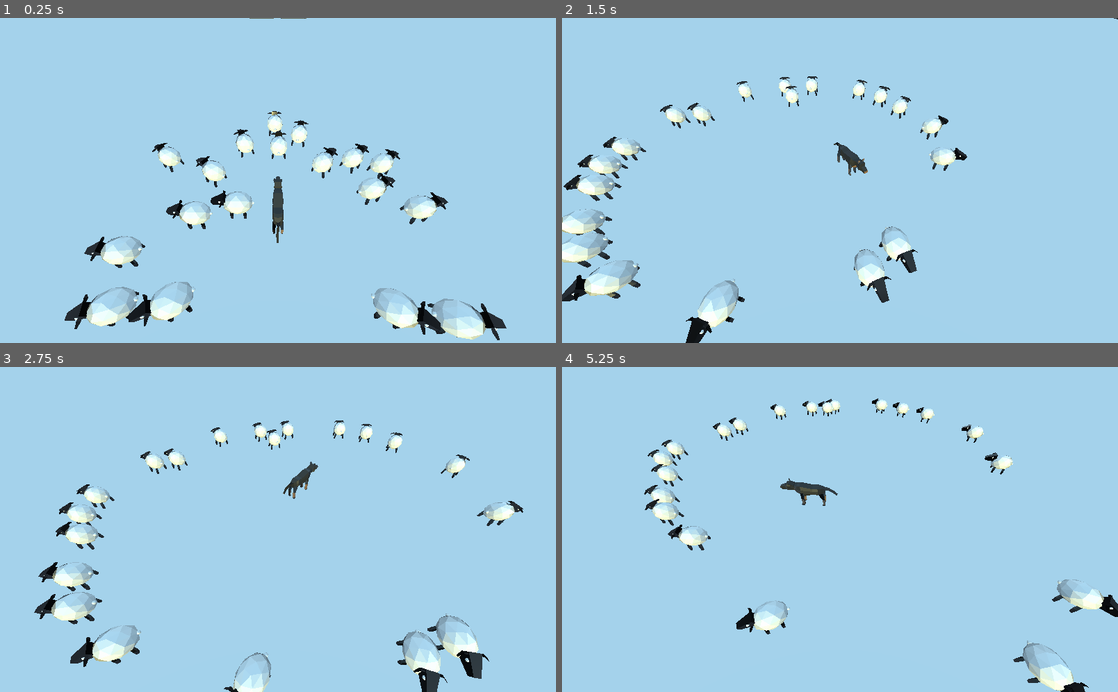
Above: before the commit, frames 1-4 (two rows, left to right).
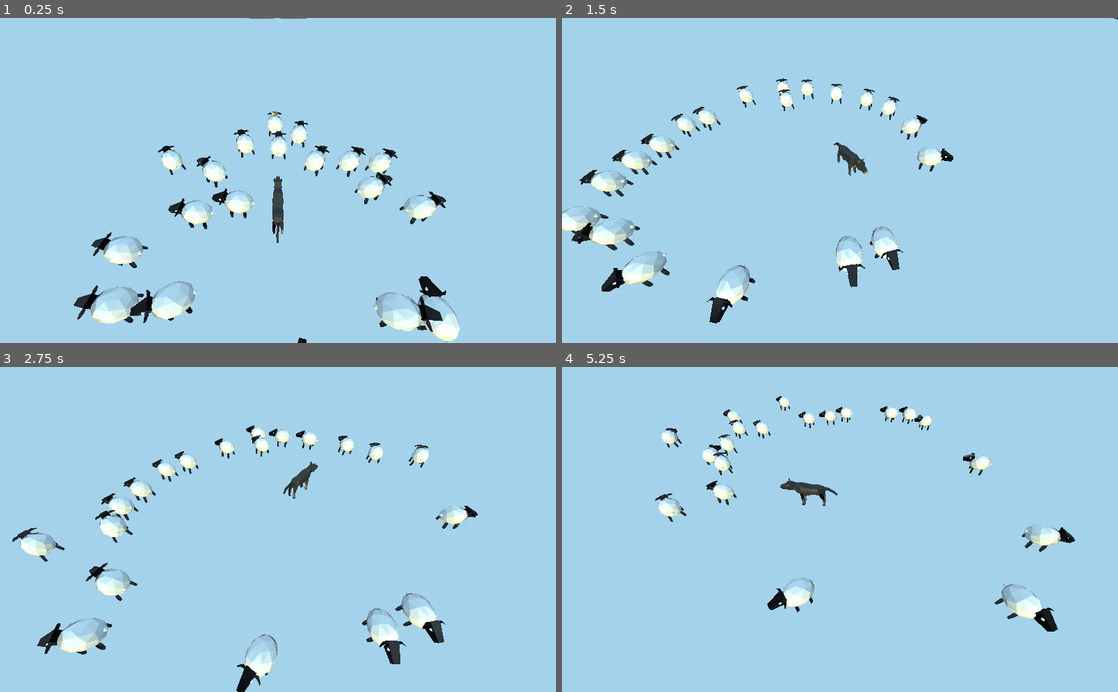
Above: after the commit, the same moments.

Repository: panic-fennecs/ideal-garbanzo
Game: Godot game, scene res://Main.tscn
Two runs of this game, one before a commit and one after it. Both use one fixed random seed, a clock stepped at 60 frames per second and the inputs below.
Inputs (mouse positions are in pixels of both pictures, inside the frame that each line leads up to):
- Up to frame 1 (0.25 s): no input
- Up to frame 2 (1.5 s): move the mouse to (962, 164) at 0.52 s; click (962, 164) at 0.67 s; drag from (728, 196) to (812, 245) at 1.27 s
- Up to frame 3 (2.75 s): move the mouse to (333, 458) at 2.02 s; click (333, 458) at 2.17 s
- Up to frame 4 (5.25 s): drag from (812, 594) to (673, 480) at 2.77 s; move the mouse to (1006, 578) at 3.52 s; click (1006, 578) at 3.67 s; drag from (673, 480) to (756, 448) at 4.27 s; move the mouse to (867, 529) at 5.02 s; click (867, 529) at 5.17 s

The runs differ from the first frame. In frame 1, 4.4% of the frame differs, in the area x 11-92%, y 28-100%; in frame 2, 8.6%; in frame 3, 10%, in the area x 2-95%, y 16-100%; in frame 4, 6.7%.

Commit message:
group up for sheep

Diff:
--- a/Sheep.gd
+++ b/Sheep.gd
@@ -6,13 +6,25 @@
 
 const MAX_OTHER_SHEEP_FORCE = 0.5
 
+const RANDOM_WALK_PROPABILITY = 0.08
+const RANDOM_WALK_DURATION = 120
+const RANDOM_WALK_TARGET_POINT_DISTANCE = 6.0
+const RANDOM_WALK_FORCE = 0.3
+
+const GROUP_PROPABILITY = 0.17
+const GROUP_UP_DURATION = 50
+const GROUP_FORCE = 0.07
+
 const MAX_VELOCITY = 20
-const DRAG = 0.03
+const DRAG = 0.05
 const EPSILON = 0.0001
 
 var main
+var other_sheep = []
 var move_animation = null
 var velocity = Vector2()
+var random_walk_frame_counter = 0
+var group_up_frame_counter = 0
 # var panic = 0
 
 func _ready():
@@ -23,18 +35,31 @@
 	$ActionTimer.connect("timeout", self, "_on_action")
 
 func _on_action():
-	# random walk
-	pass
+	if randf() < RANDOM_WALK_PROPABILITY:
+		random_walk_frame_counter = RANDOM_WALK_DURATION
+
+	var distance = get_sheep_center().distance_to(get_2d_position())
+	var group_probability = GROUP_PROPABILITY * distance / 10.0
+	print(group_probability)
+	if randf() < group_probability:
+		group_up_frame_counter = GROUP_UP_DURATION
 
 func get_2d_position():
 	return Vector2(self.translation.x, self.translation.z)
 
 func get_other_sheep():
-	var other_sheep = []
+	if other_sheep:
+		return other_sheep
 	for s in main.sheep:
 		if not s == self:
 			other_sheep.append(s)
 	return other_sheep
+
+func get_sheep_center():
+	var pos_sum = Vector2()
+	for s in get_other_sheep():
+		pos_sum += Vector2(s.translation.x, s.translation.z)
+	return pos_sum / len(get_other_sheep())
 
 func get_dog():
 	return main.get_node("Dog")
@@ -65,14 +90,37 @@
 		num_steerings += 1
 	velocity = (velocity + sum_steering / num_steerings).clamped(MAX_VELOCITY)
 
+func random_walk():
+	if random_walk_frame_counter > 0:
+		random_walk_frame_counter -= 1
+		var target_point = velocity.normalized() * RANDOM_WALK_TARGET_POINT_DISTANCE
+		target_point += Vector2(randf()-0.5, randf()-0.5)
+		var steering = target_point - velocity
+		steering = steering.clamped(RANDOM_WALK_FORCE)
+		velocity = (velocity + steering).clamped(MAX_VELOCITY)
+
+func group_up():
+	if group_up_frame_counter > 0:
+		group_up_frame_counter -= 1
+		var center = get_sheep_center()
+		var desired_velocity = (center - get_2d_position()).normalized() * MAX_VELOCITY
+		var steering = desired_velocity - velocity
+		steering = steering.clamped(GROUP_FORCE)
+
+		velocity = (velocity + steering).clamped(MAX_VELOCITY)
+
 func _physics_process(delta):
 	flee_dog()
 
 	follow_other_sheep()
 
+	random_walk()
+
+	group_up()
+
 	velocity *= 1.0 - DRAG
 
-	if velocity.length_squared() < 0.1:
+	if velocity.length_squared() < 0.8:
 		move_animation.idle()
 	else:
 		move_animation.move(Vector3(velocity.x, 0, velocity.y).normalized())
Not shown, changed: todo.md
